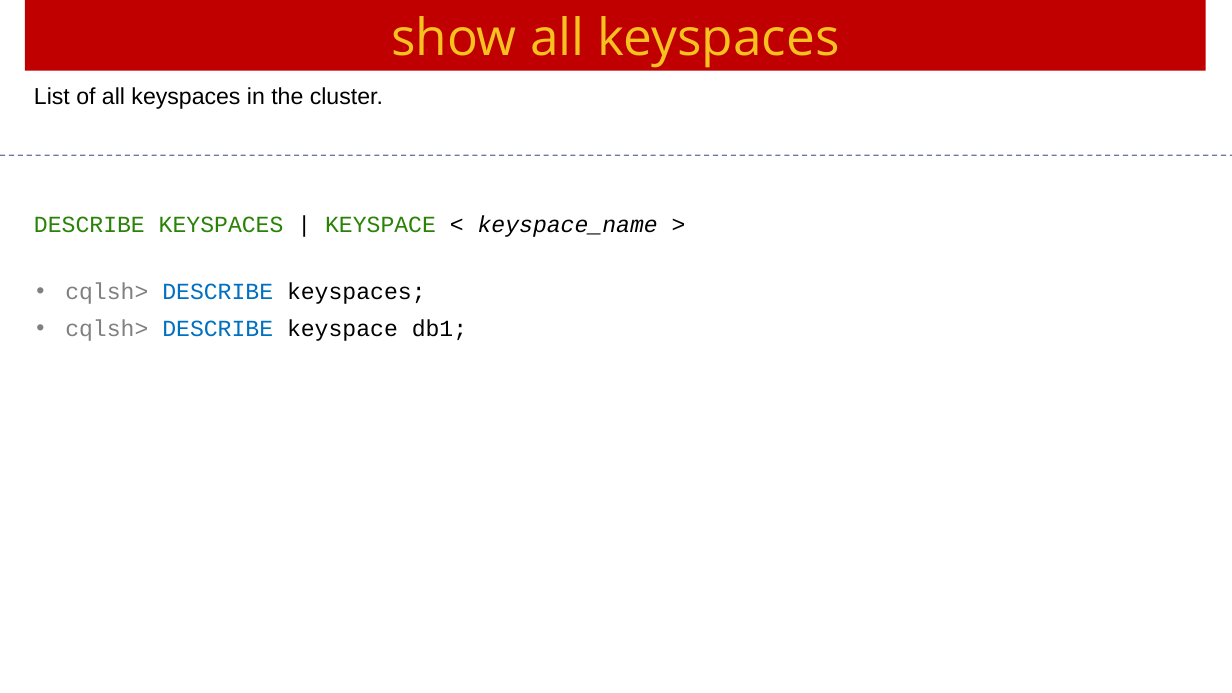
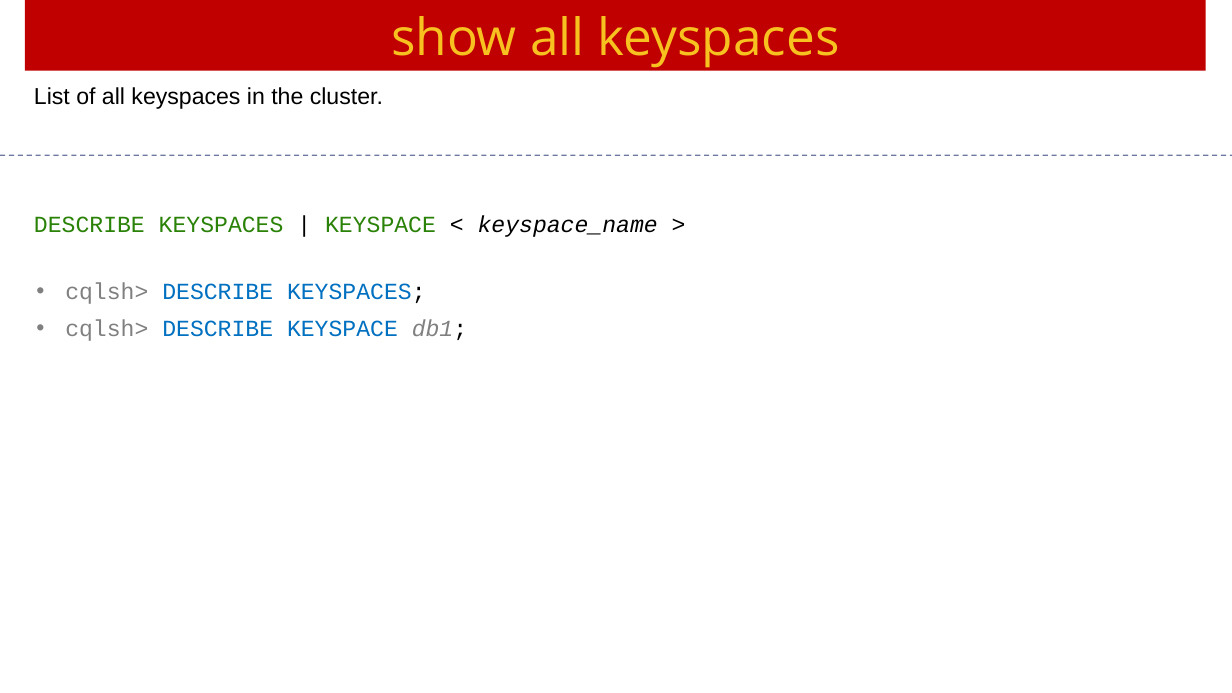
Before and after one commit to Saleel-Bagde/PPT-s, a slide deck: slide 9 of Cassandra Ver3.pptx (slide 8 before the commit). Drawn at 1232x693 pixels with LibreOffice and Linux fonts; fonts in the diff are those of the drawing. Boxes give left, top, right and bottom in pixels: in the first picture for what was removed or moved away, otherwise in the second. Text is boxed around its words. In the diff, an @@ line names an element or a change of style, - is before the commit and + after.

```diff
--- a/Cassandra Ver3.pptx
+++ b/Cassandra Ver3.pptx
@@ text at box(65, 282, 467, 341): text changed; text colour #000000 to #0070C0 @@
-• cqlsh> DESCRIBE keyspaces;
-• cqlsh> DESCRIBE keyspace db1;
+• cqlsh> DESCRIBE KEYSPACES;
+• cqlsh> DESCRIBE KEYSPACE db1;
```
Also in this commit, not shown: 7 other slides changed, 2 slides added.
